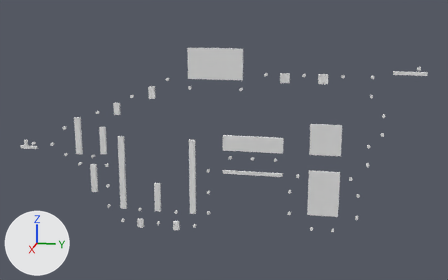
A saved change to the Blender file DirectXGame/Resources/Levels/Stage2.blend.
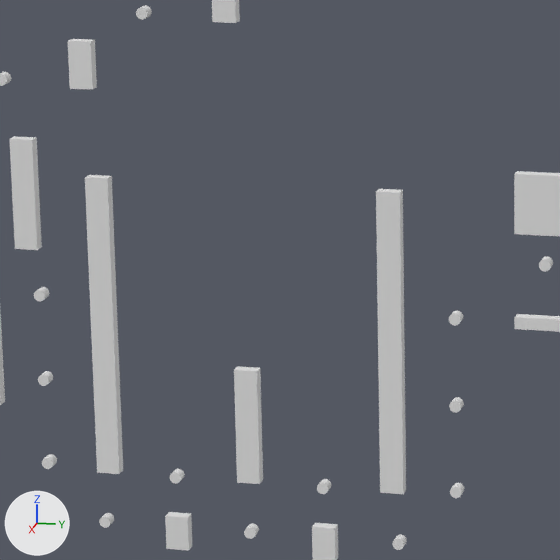
Each version is shown whole from a camera (50 mm lens) standing at (391.2, 221.0, 140.7) and looking at (-2.6, 142.2, 42.3), then close up on the part from 22% to 52% of the width and 33% to 82% of the height. Every picture has the same lights, and +X, +Y and +Z are marked at lower left.

The older version as bpy lines, for what is in view:
```python
me_円柱_046 = bpy.data.meshes.new('円柱.046')
me_円柱_046.from_pydata(...)  # a 32-sided cylinder along x spanning x -1.0..1.0, y -1.0..1.0, z -1.0..1.0
me_立方体_002 = bpy.data.meshes.new('立方体.002')
me_立方体_002.from_pydata(...)  # a box spanning x -1.0..1.0, y -1.0..1.0, z -1.0..1.0
me_立方体_003 = bpy.data.meshes.new('立方体.003')
me_立方体_003.from_pydata(...)  # a box spanning x -1.0..1.0, y -1.0..1.0, z -1.0..1.0
me_立方体_012 = bpy.data.meshes.new('立方体.012')
me_立方体_012.from_pydata(...)  # a box spanning x -1.0..1.0, y -1.0..1.0, z -1.0..1.0
ob_floor2 = bpy.data.objects.new('floor2', me_立方体_002)
ob_floor2.location = (0.0, 71.0, 16.0)
ob_floor2.scale = (1.0, 2.0, 26.0)
ob_floor2_003 = bpy.data.objects.new('floor2.003', me_立方体_012)
ob_floor2_003.location = (0.0, 121.0, 16.0)
ob_floor2_003.scale = (1.0, 2.0, 26.0)
ob_floor3 = bpy.data.objects.new('floor3', me_立方体_003)
ob_floor3.location = (0.0, 96.0, 0.0)
ob_floor3.scale = (1.0, 2.0, 10.0)
ob_サンゴ4_002 = bpy.data.objects.new('サンゴ4.002', me_円柱_046)
ob_サンゴ4_002.location = (0.0, 80.0, 70.0)
# also in view: 'floor2.002' at (0.0, 109.0, -20.0); 'floor2.001' at (0.0, 83.0, -20.0); 'floor4.001' at (0.0, 162.0, 41.0); 'floor4' at (0.0, 162.0, 21.0); 'floor7.001' at (0.0, 58.0, 38.5)
```
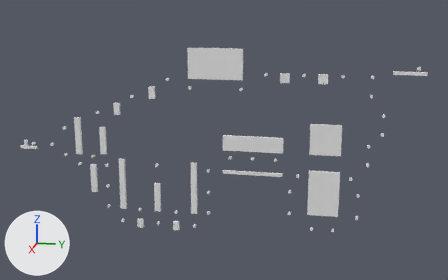
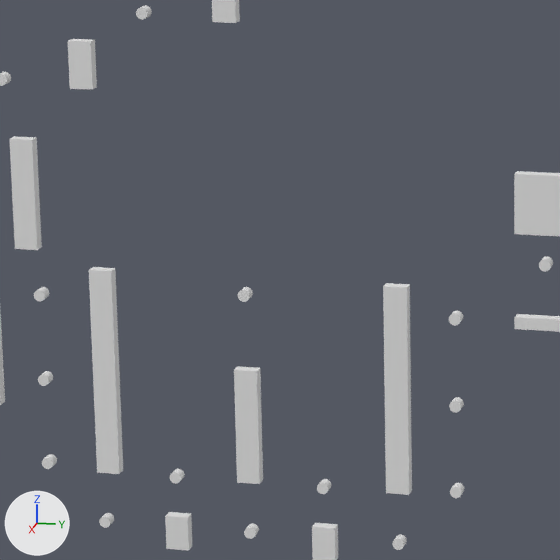
Location of each change, [x1, y1, x2, y2] in pixels of the close-ups (560 x 560 px):
'floor2.003', moved, rescaled (30% shorter)
    before: [376, 189, 406, 494]
    after: [383, 283, 412, 495]
'floor2', moved, rescaled (10% narrower, 31% shorter)
    before: [85, 175, 123, 474]
    after: [89, 267, 123, 474]
'サンゴ7.001', added
    after: [238, 287, 253, 302]

The edits, one by one:
Object 'floor2' (ob_floor2) moves from (0.0, 71.0, 16.0) to (0.0, 71.0, 8.0).
Object 'floor2' (ob_floor2) is rescaled from (1.0, 2.0, 26.0) to (1.0, 2.0, 18.0).
Object 'floor2.003' (ob_floor2_003) moves from (0.0, 121.0, 16.0) to (0.0, 122.0, 8.0).
Object 'floor2.003' (ob_floor2_003) is rescaled from (1.0, 2.0, 26.0) to (1.0, 2.0, 18.0).
Object 'サンゴ7.001' (ob_サンゴ7_001) is new; it shows a copy of the mesh of ob_サンゴ4_002.
Its location is (0.0, 96.0, 23.0).
